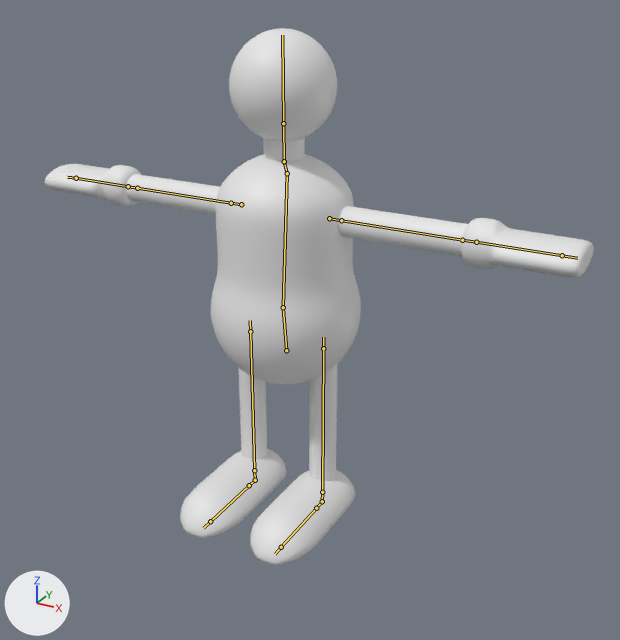
One commit to the Blender file Assets/meshes/rubber_man.blend: the scene before it, then after it.
The view is the same before and after, from a camera (50 mm lens) standing at (0.811, -1.375, 1.113) and looking at (0.127, -0.131, 0.491). Arrows for +X, +Y and +Z are at lower left; the lights stay in place. The bones that bend it are drawn over the model as lines.

Objects in the first picture: 'RubberBuddy'.
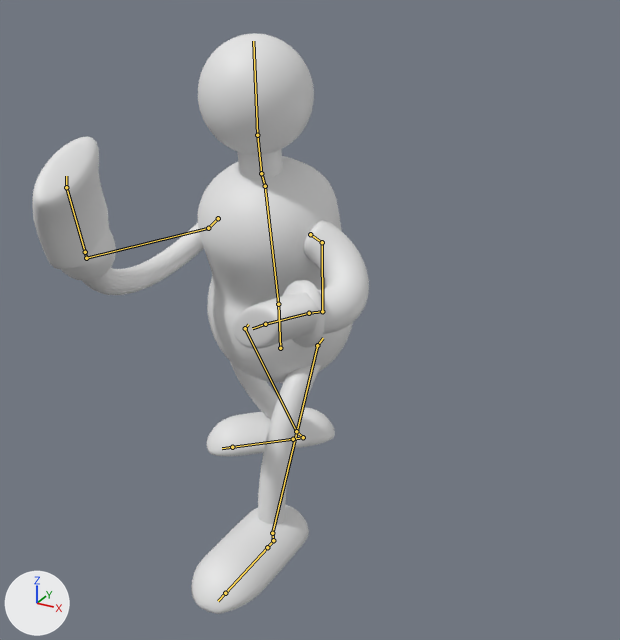
The newer file adds an action. The first version stands in its rest pose; the second is drawn at frame 1 of the action 'right_uppercut'.

Edits to the scene script, one JSON object a line:
```json
{"block": "bone_hipctrl", "where": "bone_hipctrl = bpy.data.objects['RubberSkeleton'].pose.bones['HipCtrl']  # child of 'Root'"}
{"op": "set", "path": "bone_hipctrl.location", "old": "(0.0, 0.0, 0.0)", "new": "(-0.01, -0.006, -0.006)"}
{"block": "bone_bodystart", "where": "bone_bodystart = bpy.data.objects['RubberSkeleton'].pose.bones['BodyStart']  # child of 'HipCtrl'"}
{"op": "set", "path": "bone_bodystart.rotation_quaternion", "old": "(1.0, 0.0, 0.0, 0.0)", "new": "(1.0, 0.003, 0.0, -0.018)", "note": "degrees (0, 0, 0) -> degrees (0, 0, -2)"}
{"block": "bone_bodyend", "where": "bone_bodyend = bpy.data.objects['RubberSkeleton'].pose.bones['BodyEnd']  # child of 'BodyStart'"}
{"op": "set", "path": "bone_bodyend.location", "old": "(0.0, 0.0, 0.0)", "new": "(-0.109, 0.036, 0.025)"}
{"block": "bone_neck", "where": "bone_neck = bpy.data.objects['RubberSkeleton'].pose.bones['Neck']  # child of 'BodyEnd'"}
{"op": "set", "path": "bone_neck.rotation_quaternion", "old": "(1.0, 0.0, 0.0, 0.0)", "new": "(0.997, 0.0, 0.0, 0.079)", "note": "degrees (0, 0, 0) -> degrees (0, 0, 9)"}
{"block": "bone_head", "where": "bone_head = bpy.data.objects['RubberSkeleton'].pose.bones['Head']  # child of 'Neck'"}
{"op": "set", "path": "bone_head.rotation_quaternion", "old": "(1.0, 0.0, 0.0, 0.0)", "new": "(0.997, -0.004, 0.016, -0.075)", "note": "degrees (0, 0, 0) -> degrees (-1, 2, -9)"}
{"block": "bone_armend_l", "where": "bone_armend_l = bpy.data.objects['RubberSkeleton'].pose.bones['ArmEnd.L']  # child of 'BodyEnd'"}
{"op": "set", "path": "bone_armend_l.location", "old": "(0.0, 0.0, 0.0)", "new": "(0.097, -0.185, 0.093)"}
{"op": "set", "path": "bone_armend_l.rotation_quaternion", "old": "(1.0, 0.0, 0.0, 0.0)", "new": "(0.957, 0.058, -0.207, 0.196)", "note": "degrees (0, 0, 0) -> degrees (2, -25, 23)"}
{"block": "bone_handend_l", "where": "bone_handend_l = bpy.data.objects['RubberSkeleton'].pose.bones['HandEnd.L']  # child of 'BodyEnd'"}
{"op": "set", "path": "bone_handend_l.location", "old": "(0.0, 0.0, 0.0)", "new": "(0.095, -0.41, 0.189)"}
{"op": "set", "path": "bone_handend_l.rotation_quaternion", "old": "(1.0, 0.0, 0.0, 0.0)", "new": "(0.519, 0.815, 0.156, 0.205)", "note": "degrees (0, 0, 0) -> degrees (113, -10, 28)"}
{"block": "bone_armend_r", "where": "bone_armend_r = bpy.data.objects['RubberSkeleton'].pose.bones['ArmEnd.R']  # child of 'BodyEnd'"}
{"op": "set", "path": "bone_armend_r.location", "old": "(0.0, 0.0, 0.0)", "new": "(0.066, -0.33, 0.421)"}
{"op": "set", "path": "bone_armend_r.rotation_quaternion", "old": "(1.0, 0.0, 0.0, 0.0)", "new": "(0.941, -0.245, -0.117, 0.204)", "note": "degrees (0, 0, 0) -> degrees (-31, -7, 26)"}
{"block": "bone_handend_r", "where": "bone_handend_r = bpy.data.objects['RubberSkeleton'].pose.bones['HandEnd.R']  # child of 'BodyEnd'"}
{"op": "set", "path": "bone_handend_r.location", "old": "(0.0, 0.0, 0.0)", "new": "(0.199, -0.576, 0.519)"}
{"op": "set", "path": "bone_handend_r.rotation_quaternion", "old": "(1.0, 0.0, 0.0, 0.0)", "new": "(0.465, 0.233, -0.135, -0.843)", "note": "degrees (0, 0, 0) -> degrees (27, 16, -118)"}
{"block": "bone_footctrl_l", "where": "bone_footctrl_l = bpy.data.objects['RubberSkeleton'].pose.bones['FootCtrl.L']  # child of 'Root'"}
{"op": "set", "path": "bone_footctrl_l.location", "old": "(0.0, 0.0, 0.0)", "new": "(-0.024, -0.164, 0.0)"}
{"block": "bone_footctrl_r", "where": "bone_footctrl_r = bpy.data.objects['RubberSkeleton'].pose.bones['FootCtrl.R']  # child of 'Root'"}
{"op": "set", "path": "bone_footctrl_r.location", "old": "(0.0, 0.0, 0.0)", "new": "(0.006, 0.211, 0.0)"}
{"op": "set", "path": "bone_footctrl_r.rotation_quaternion", "old": "(1.0, 0.0, 0.0, 0.0)", "new": "(0.918, 0.0, 0.0, -0.396)", "note": "degrees (0, 0, 0) -> degrees (0, 0, -47)"}
{"block": "bone_knee_l", "where": "bone_knee_l = bpy.data.objects['RubberSkeleton'].pose.bones['Knee.L']"}
{"op": "set", "path": "bone_knee_l.location", "old": "(0.0, 0.0, 0.0)", "new": "(0.009, 0.236, -0.122)"}
{"block": "bone_elbow_l", "where": "bone_elbow_l = bpy.data.objects['RubberSkeleton'].pose.bones['Elbow.L']"}
{"op": "set", "path": "bone_elbow_l.location", "old": "(0.0, 0.0, 0.0)", "new": "(0.105, 0.029, 0.049)"}
{"block": "bone_knee_r", "where": "bone_knee_r = bpy.data.objects['RubberSkeleton'].pose.bones['Knee.R']"}
{"op": "set", "path": "bone_knee_r.location", "old": "(0.0, 0.0, 0.0)", "new": "(-0.134, -0.091, -0.051)"}
{"block": "bone_elbow_r", "where": "bone_elbow_r = bpy.data.objects['RubberSkeleton'].pose.bones['Elbow.R']"}
{"op": "set", "path": "bone_elbow_r.location", "old": "(0.0, 0.0, 0.0)", "new": "(-0.17, -0.196, -0.003)"}
```

Pixel boxes (x1, y1, x2, y2) of what changed, in the pictures (620 x 640 px):
```json
{"object": "RubberBuddy", "change": "posed", "before": [45, 28, 594, 565], "after": [32, 33, 369, 614], "on screen": "39% narrower, 8% taller"}
{"bone": "BodyStart", "before": "(286, 350) to (283, 307)", "after": "(280, 348) to (278, 304)"}
{"bone": "BodyEnd", "before": "(287, 173) to (284, 161)", "after": "(265, 186) to (261, 173)"}
{"bone": "Neck", "before": "(284, 161) to (283, 123)", "after": "(261, 173) to (257, 135)"}
{"bone": "Head", "before": "(283, 123) to (282, 35)", "after": "(257, 135) to (253, 41)"}
{"bone": "ArmEnd.L", "before": "(462, 240) to (476, 242)", "after": "(322, 311) to (309, 313)"}
{"bone": "HandEnd.L", "before": "(562, 255) to (577, 258)", "after": "(265, 324) to (252, 328)"}
{"bone": "ArmEnd.R", "before": "(137, 188) to (128, 186)", "after": "(86, 258) to (85, 252)"}
{"bone": "HandEnd.R", "before": "(76, 178) to (67, 177)", "after": "(66, 187) to (66, 176)"}
```
